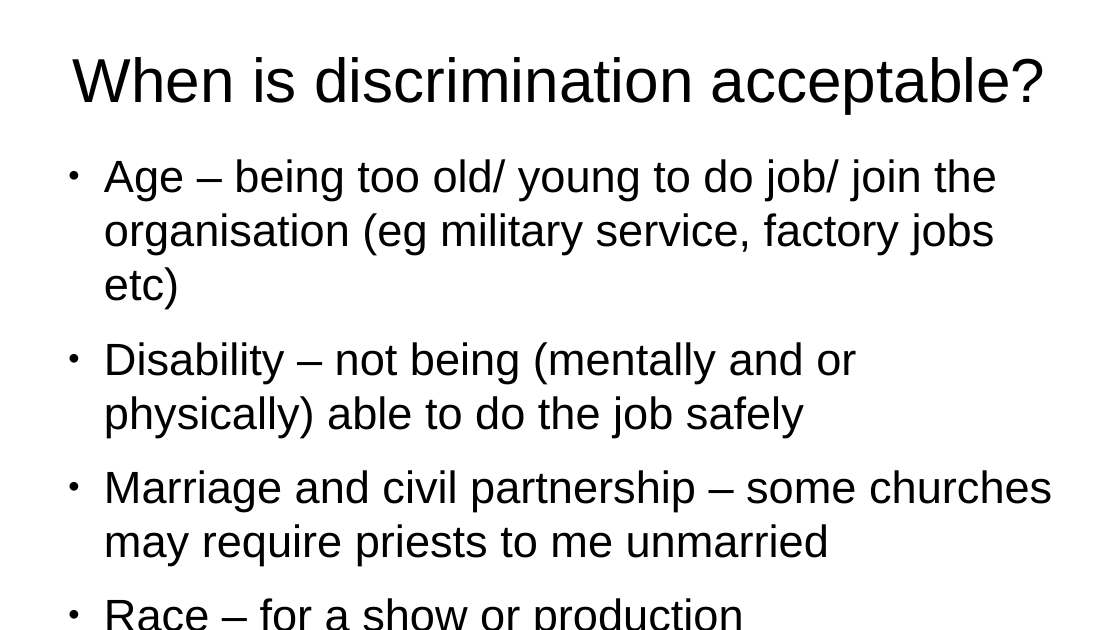
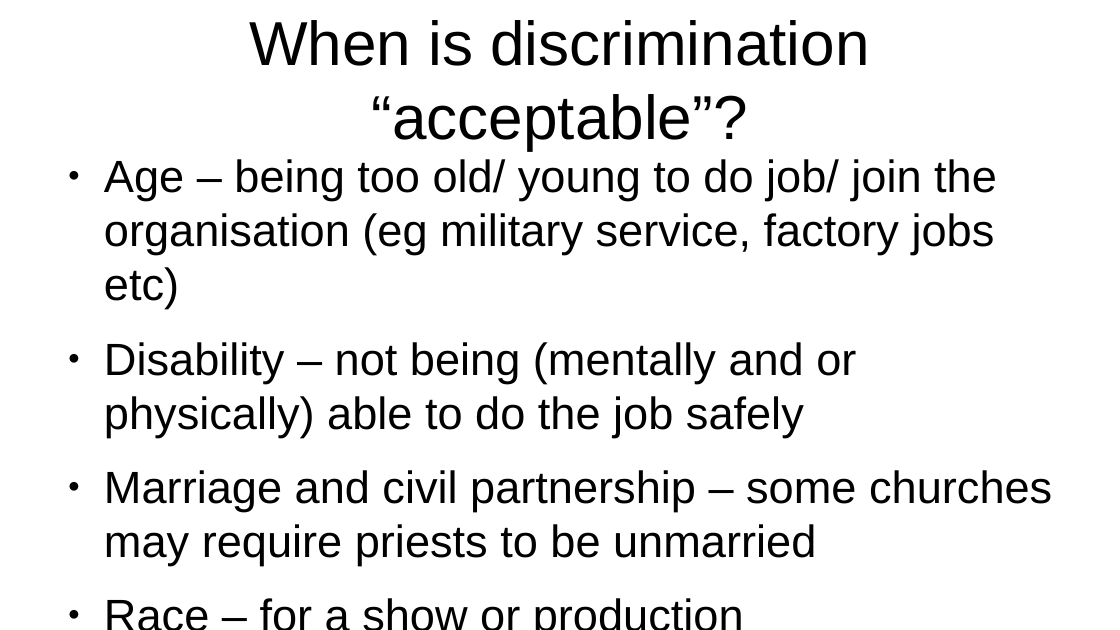
Before and after one commit to KnightUntold/T-level_slides, a slide deck: slide 7 of 4.1.4.odp. Drawn at 1120x630 pixels with LibreOffice and Linux fonts; fonts in the diff are those of the drawing. Boxes give left, top, right and bottom in pixels: in the first picture for what was removed or moved away, otherwise in the second. Text is boxed around its words. In the diff, an @@ line names an element or a change of style, - is before the commit and + after.

```diff
--- a/4.1.4.odp
+++ b/4.1.4.odp
@@ title at bbox=[249, 20, 869, 151]: text changed @@
-When is discrimination acceptable?
+When is discrimination “acceptable”?
@@ text at bbox=[104, 470, 1052, 566]: text changed @@
-● Marriage and civil partnership – some churches may require priests to me unmarried
+● Marriage and civil partnership – some churches may require priests to be unmarried
```
Also in this commit, not shown: 1 other slide changed.
